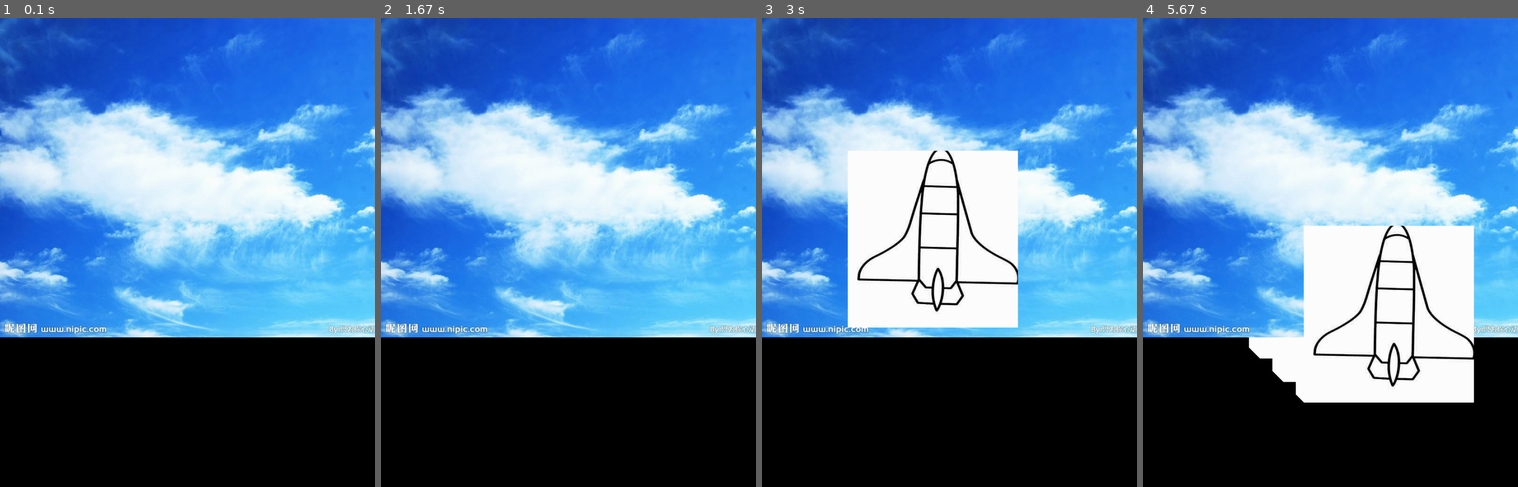
Above: before the commit, frames 1-4 (left to right).
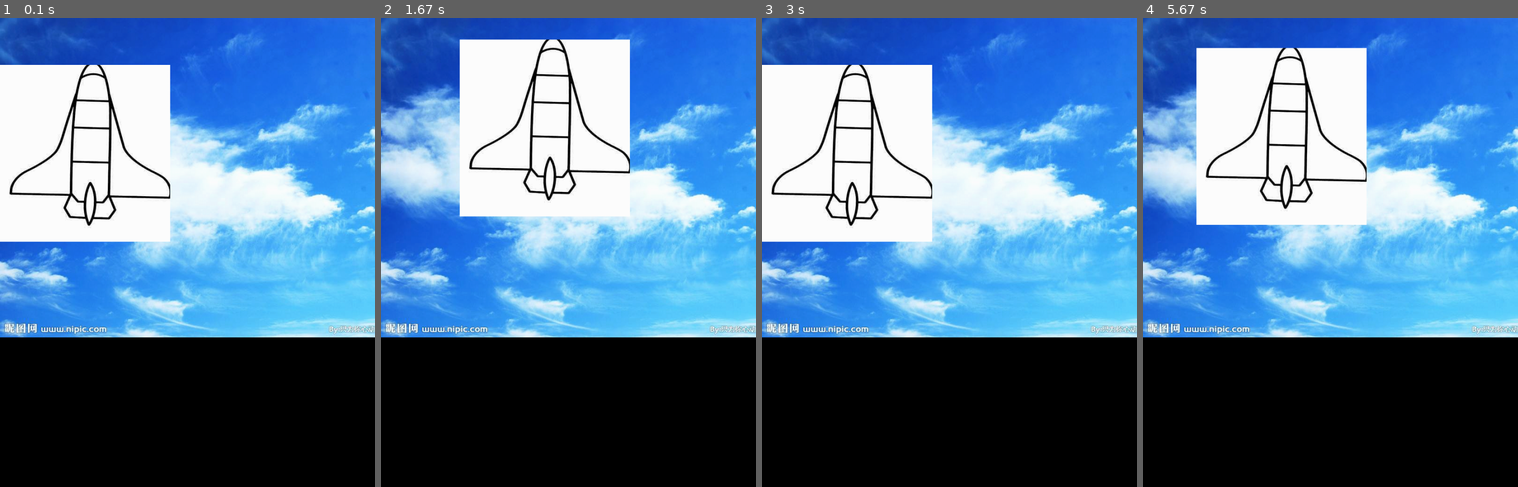
Above: after the commit, the same moments.

Repository: ZhaoBoxiong/ZhaoBoxiong-s-Repository
Game: pygame game, started from PygameTemplate.py
Same seed, same stepped clock (60 frames per second), same inputs: the game is played once before the commit and once after it.
Inputs:
- Up to frame 1 (0.1 s): no input
- Up to frame 2 (1.67 s): hold Right 0.33-0.8 s; hold Up 0.83-1.13 s; hold Right 1.17-1.63 s
- Up to frame 3 (3 s): hold Left 1.67-2.2 s; hold Down 2.23-2.53 s; hold Left 2.57-2.97 s
- Up to frame 4 (5.67 s): hold Up 3-3.37 s; hold Right 3.4-4.03 s; hold Down 4.07-4.43 s; hold Left 4.47-4.93 s; hold Right 4.97-5.43 s; hold Up from 5.47 s (still down)

The runs differ from the first frame. In frame 1, 16% of the frame differs, in the area x 0-46%, y 10-48%; in frame 2, 14%; in frame 3, 24%; in frame 4, 32%, in the area x 14-89%, y 6-82%.

Commit message:
Add direction Ctrl of the Game

Diff:
--- a/PygameTemplate.py
+++ b/PygameTemplate.py
@@ -16,16 +16,24 @@
 hero1 = LuffyImg.subsurface(hero1_rect)
 
 hero_pos = [0, 100]
-hero_pos_T = [200, 300]
+offset = {pygame.K_LEFT:0, pygame.K_RIGHT:0, pygame.K_UP:0, pygame.K_DOWN:0}
 while True:
     Screen.blit(background,(0,0))
 
-    if ticks % 50 > 25:
-        Screen.blit(hero1, hero_pos)
-
-    ticks += 1
-    hero_pos = [hero_pos[0]+1,hero_pos[1]+1]
+    Screen.blit(hero1, hero_pos)
     pygame.display.update()
     for event in pygame.event.get():
         if event.type == pygame.QUIT:
             exit()
+
+        if event.type == pygame.KEYDOWN:
+            if event.key in offset:
+                offset[event.key] = 3
+        elif event.type == pygame.KEYUP:
+            if event.key in offset:
+                offset[event.key] = 0
+
+
+    offset_x = offset[pygame.K_RIGHT] - offset[pygame.K_LEFT]
+    offset_y = offset[pygame.K_DOWN] - offset[pygame.K_UP]
+    hero_pos = [hero_pos[0] + offset_x, hero_pos[1] + offset_y]
